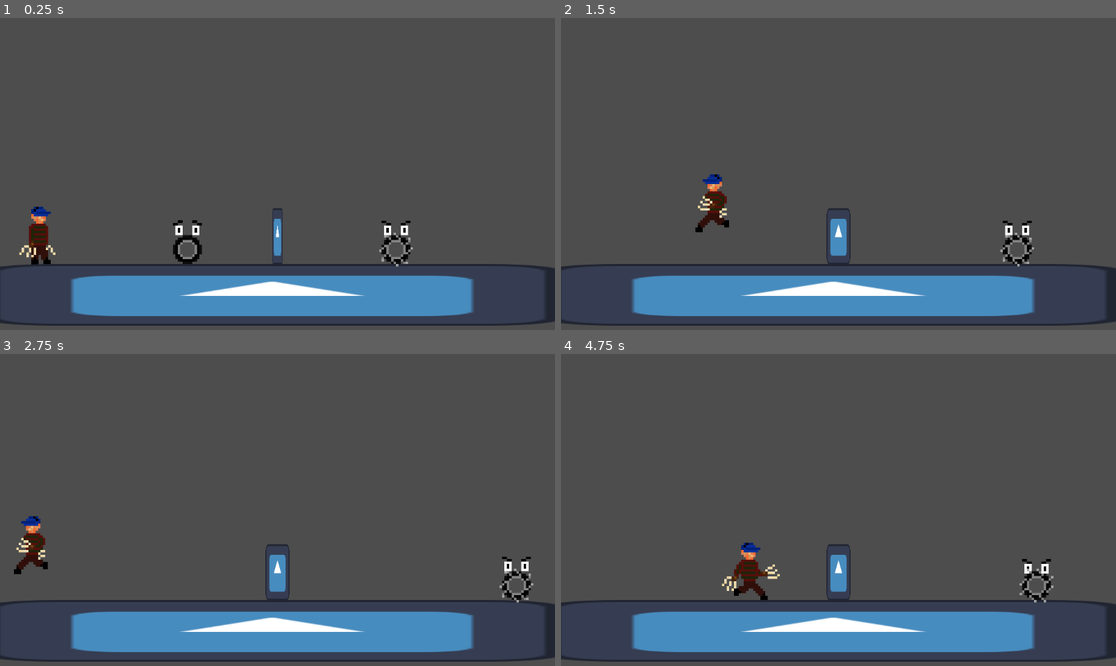
Above: before the commit, frames 1-4 (two rows, left to right).
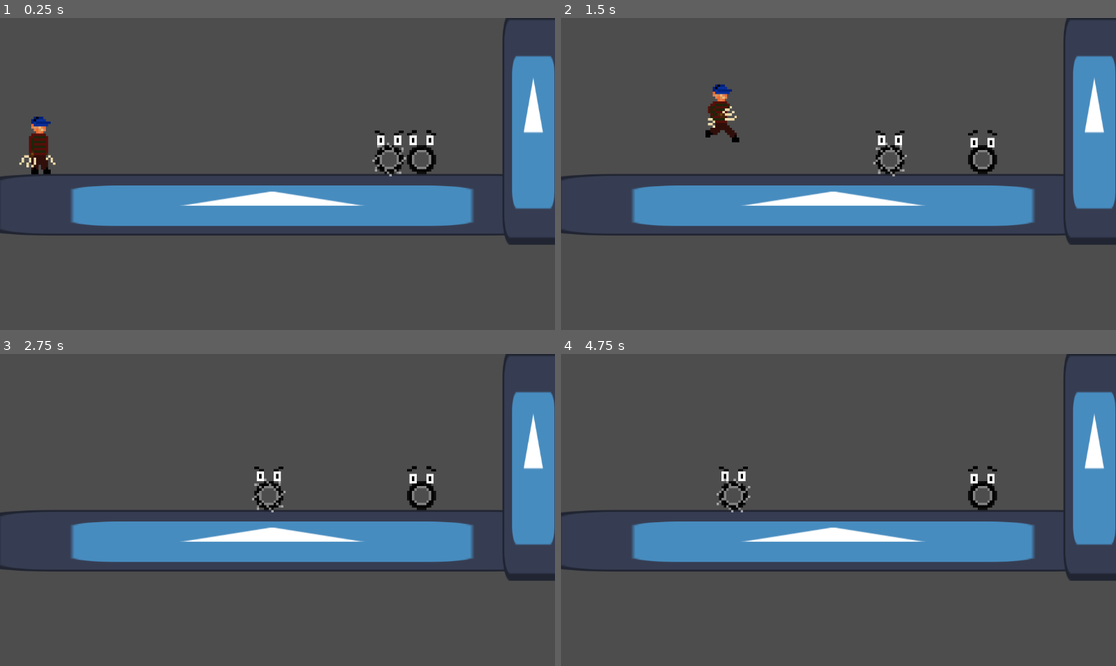
Above: after the commit, the same moments.

Repository: SamolasGit/GameJam
Game: Godot game, scene res://Scenes/Fase1.tscn
Same seed, same stepped clock (60 frames per second), same inputs: the game is played once before the commit and once after it. The engine's default icon, where the game draws it, is replaced by a stand-in: a white triangle on a blue panel in a dark square.
Inputs:
- Up to frame 1 (0.25 s): no input
- Up to frame 2 (1.5 s): tap Space (Jump) at 0.6, 0.77, 1.07, 1.35 s
- Up to frame 3 (2.75 s): tap Space (Jump) at 1.52, 1.82, 2.1 s
- Up to frame 4 (4.75 s): tap Space (Jump) at 2.85, 3.02, 3.32, 3.6, 3.77, 4.07, 4.35, 4.52 s

The runs differ from the first frame. In frame 1, 29% of the frame differs, in the area x 0-100%, y 0-99%; in frame 2, 28%; in frame 3, 28%; in frame 4, 28%.

Commit message:
Add files via upload

Diff:
--- /dev/null
+++ b/Freddy/Player/Scripts/Player.gd
@@ -0,0 +1,32 @@
+extends CharacterBody2D
+
+var JumpCount = 3
+const SPEED = 200
+const JUMP_VELOCITY = -500.0
+var dir = 1
+var gravity = 980
+@onready var Animator = $AnimatedSprite2D
+
+func _physics_process(delta):
+	if is_on_wall():
+		dir *= -1
+		Animator.flip_h = !Animator.flip_h
+	velocity.x = dir * SPEED
+	if !is_on_floor():
+		velocity.y += gravity * delta
+		Animator.play("Jump")
+	else:
+		Animator.play("Walk")
+	if is_on_floor() and Input.is_action_just_pressed("Jump") and JumpCount > 0:
+		velocity.y += JUMP_VELOCITY
+		JumpCount -= 1
+	move_and_slide()
+
+
+
+func _on_area_2d_body_entered(body):
+	if body.is_in_group("Killable"):
+		body.get_parent().die()
+
+	elif body.is_in_group("Spike"):
+		queue_free()
--- /dev/null
+++ b/Freddy/Player/Scripts/PneuSpike.gd
@@ -0,0 +1,22 @@
+extends CharacterBody2D
+
+@onready var Animator = $AnimatedSprite2D
+const SPEED = 100
+const JUMP_VELOCITY = -400.0
+var gravity = 980
+var dir = 1
+
+func _physics_process(delta):
+	if is_on_wall():
+		dir *= -1
+
+
+	if dir > 0:
+		Animator.play("SpikeTire")
+	else:
+		Animator.play_backwards("SpikeTire")
+
+	velocity.x = dir * SPEED
+	if !is_on_floor():
+		velocity.y += gravity * delta
+	move_and_slide()
--- a/Freddy/Scenes/Fase1.tscn
+++ b/Freddy/Scenes/Fase1.tscn
@@ -1,10 +1,9 @@
-[gd_scene load_steps=7 format=3 uid="uid://1jxl0xse20xd"]
+[gd_scene load_steps=6 format=3 uid="uid://1jxl0xse20xd"]
 
-[ext_resource type="PackedScene" uid="uid://y07evr6e4yfu" path="res://Player/Player.tscn" id="1_5f47c"]
+[ext_resource type="PackedScene" uid="uid://y07evr6e4yfu" path="res://Scenes/Player.tscn" id="1_5f47c"]
 [ext_resource type="PackedScene" uid="uid://dbneco8wu7pen" path="res://Scenes/Pneu1.tscn" id="2_efxfq"]
 [ext_resource type="PackedScene" uid="uid://ssawnodud577" path="res://Scenes/PneuSpike.tscn" id="3_vby2f"]
 [ext_resource type="Texture2D" uid="uid://b2njjcq8ecv40" path="res://Sprites/icon.svg" id="4_6tdug"]
-[ext_resource type="PackedScene" uid="uid://byiyr3dqvwrwg" path="res://Scenes/Porta.tscn" id="5_iqp1a"]
 
 [sub_resource type="RectangleShape2D" id="RectangleShape2D_ikti2"]
 size = Vector2(1154, 20)
@@ -12,53 +11,51 @@
 [node name="World" type="Node2D"]
 
 [node name="Camera2D" type="Camera2D" parent="."]
-position = Vector2(0, -187)
 
 [node name="CharacterBody2D" parent="." instance=ExtResource("1_5f47c")]
 position = Vector2(-541, -81)
 scale = Vector2(5, 5)
 
-[node name="ground" type="StaticBody2D" parent="."]
+[node name="StaticBody2D" type="StaticBody2D" parent="."]
 
-[node name="Icon" type="Sprite2D" parent="ground"]
+[node name="CollisionShape2D" type="CollisionShape2D" parent="StaticBody2D"]
+position = Vector2(0, 10)
+shape = SubResource("RectangleShape2D_ikti2")
+
+[node name="StaticBody2D2" type="StaticBody2D" parent="."]
+
+[node name="CollisionShape2D" type="CollisionShape2D" parent="StaticBody2D2"]
+position = Vector2(478, 28)
+rotation = 1.5708
+shape = SubResource("RectangleShape2D_ikti2")
+
+[node name="CollisionShape2D2" type="CollisionShape2D" parent="StaticBody2D2"]
+position = Vector2(-590, 10)
+rotation = 1.5708
+shape = SubResource("RectangleShape2D_ikti2")
+
+[node name="Tileset" type="Node2D" parent="."]
+
+[node name="Icon" type="Sprite2D" parent="Tileset"]
 position = Vector2(-11, 64)
 scale = Vector2(9.4375, 1)
 texture = ExtResource("4_6tdug")
 
-[node name="CollisionShape2D" type="CollisionShape2D" parent="ground"]
-position = Vector2(0, 10)
-shape = SubResource("RectangleShape2D_ikti2")
-
-[node name="walls" type="StaticBody2D" parent="."]
-
-[node name="wall_right" type="Sprite2D" parent="walls"]
-position = Vector2(640, -94)
+[node name="Icon2" type="Sprite2D" parent="Tileset"]
+position = Vector2(531, -94)
 scale = Vector2(1, 3.76563)
 texture = ExtResource("4_6tdug")
 
-[node name="wall_left" type="Sprite2D" parent="walls"]
+[node name="Icon3" type="Sprite2D" parent="Tileset"]
 position = Vector2(-643, -94)
 scale = Vector2(1, 3.76563)
 texture = ExtResource("4_6tdug")
 
-[node name="CollisionShape2D" type="CollisionShape2D" parent="walls"]
-position = Vector2(593, 28)
-rotation = 1.5708
-shape = SubResource("RectangleShape2D_ikti2")
+[node name="Inimigo" type="Node2D" parent="."]
 
-[node name="CollisionShape2D2" type="CollisionShape2D" parent="walls"]
-position = Vector2(-590, 10)
-rotation = 1.5708
-shape = SubResource("RectangleShape2D_ikti2")
+[node name="CharacterBody2D2" parent="Inimigo" instance=ExtResource("2_efxfq")]
+position = Vector2(304, -43)
 
-[node name="Inimigo" type="Node" parent="."]
-
-[node name="Pneu" parent="Inimigo" instance=ExtResource("2_efxfq")]
-position = Vector2(-182, -43)
-
-[node name="PneuSpike2" parent="Inimigo" instance=ExtResource("3_vby2f")]
-position = Vector2(226, -42.9999)
+[node name="CharacterBody2D3" parent="Inimigo" instance=ExtResource("3_vby2f")]
+position = Vector2(226, -44)
 scale = Vector2(5, 5)
-
-[node name="Porta" parent="." instance=ExtResource("5_iqp1a")]
-position = Vector2(0, -106)
--- /dev/null
+++ b/Freddy/Scenes/Player.tscn
@@ -0,0 +1,72 @@
+[gd_scene load_steps=9 format=3 uid="uid://y07evr6e4yfu"]
+
+[ext_resource type="Script" path="res://Player/Scripts/Player.gd" id="1_6rv22"]
+[ext_resource type="Texture2D" uid="uid://cg3dojvw3vfgy" path="res://Sprites/FreddyWalk.png" id="2_fe11o"]
+
+[sub_resource type="AtlasTexture" id="AtlasTexture_sgaco"]
+atlas = ExtResource("2_fe11o")
+region = Rect2(32, 0, 32, 32)
+
+[sub_resource type="AtlasTexture" id="AtlasTexture_574ay"]
+atlas = ExtResource("2_fe11o")
+region = Rect2(64, 0, 32, 32)
+
+[sub_resource type="AtlasTexture" id="AtlasTexture_v1mfg"]
+atlas = ExtResource("2_fe11o")
+region = Rect2(96, 0, 32, 32)
+
+[sub_resource type="SpriteFrames" id="SpriteFrames_mn40b"]
+animations = [{
+"frames": [{
+"duration": 1.0,
+"texture": SubResource("AtlasTexture_sgaco")
+}],
+"loop": true,
+"name": &"Jump",
+"speed": 5.0
+}, {
+"frames": [{
+"duration": 1.0,
+"texture": SubResource("AtlasTexture_574ay")
+}, {
+"duration": 1.0,
+"texture": SubResource("AtlasTexture_sgaco")
+}, {
+"duration": 1.0,
+"texture": SubResource("AtlasTexture_574ay")
+}, {
+"duration": 1.0,
+"texture": SubResource("AtlasTexture_v1mfg")
+}],
+"loop": true,
+"name": &"Walk",
+"speed": 5.0
+}]
+
+[sub_resource type="RectangleShape2D" id="RectangleShape2D_32j4s"]
+size = Vector2(14, 24)
+
+[sub_resource type="RectangleShape2D" id="RectangleShape2D_w2306"]
+size = Vector2(14, 24)
+
+[node name="CharacterBody2D" type="CharacterBody2D" groups=["Player"]]
+script = ExtResource("1_6rv22")
+
+[node name="AnimatedSprite2D" type="AnimatedSprite2D" parent="."]
+texture_filter = 1
+sprite_frames = SubResource("SpriteFrames_mn40b")
+animation = &"Jump"
+frame_progress = 0.556436
+
+[node name="Area2D" type="Area2D" parent="."]
+
+[node name="CollisionShape2D" type="CollisionShape2D" parent="Area2D"]
+position = Vector2(0, 4)
+shape = SubResource("RectangleShape2D_32j4s")
+
+[node name="CollisionShape2D" type="CollisionShape2D" parent="."]
+position = Vector2(0, 4)
+scale = Vector2(0.99, 0.99)
+shape = SubResource("RectangleShape2D_w2306")
+
+[connection signal="body_entered" from="Area2D" to="." method="_on_area_2d_body_entered"]
--- /dev/null
+++ b/Freddy/Scenes/Pneu1.gd
@@ -0,0 +1,7 @@
+extends AnimatedSprite2D
+
+
+func die():
+	play("Death")
+func _on_animation_finished():
+	queue_free()
--- a/Freddy/Scenes/Pneu1.tscn
+++ b/Freddy/Scenes/Pneu1.tscn
@@ -1,9 +1,19 @@
-[gd_scene load_steps=10 format=3 uid="uid://dbneco8wu7pen"]
+[gd_scene load_steps=14 format=3 uid="uid://dbneco8wu7pen"]
 
-[ext_resource type="Texture2D" uid="uid://d0nl470sh6skl" path="res://Sprites/Pneu.png" id="1_8g0m4"]
+[ext_resource type="Texture2D" uid="uid://c7dodllevf47a" path="res://Sprites/Pneu.png" id="1_8g0m4"]
+[ext_resource type="Script" path="res://Scenes/Pneu1.gd" id="2_yemul"]
 
-[sub_resource type="RectangleShape2D" id="RectangleShape2D_pu56h"]
-size = Vector2(61, 90)
+[sub_resource type="AtlasTexture" id="AtlasTexture_thljs"]
+atlas = ExtResource("1_8g0m4")
+region = Rect2(336, 0, 16, 19)
+
+[sub_resource type="AtlasTexture" id="AtlasTexture_vhwsg"]
+atlas = ExtResource("1_8g0m4")
+region = Rect2(352, 0, 16, 19)
+
+[sub_resource type="AtlasTexture" id="AtlasTexture_xsgrd"]
+atlas = ExtResource("1_8g0m4")
+region = Rect2(368, 0, 16, 19)
 
 [sub_resource type="AtlasTexture" id="AtlasTexture_50n46"]
 atlas = ExtResource("1_8g0m4")
@@ -33,6 +43,20 @@
 animations = [{
 "frames": [{
 "duration": 1.0,
+"texture": SubResource("AtlasTexture_thljs")
+}, {
+"duration": 1.0,
+"texture": SubResource("AtlasTexture_vhwsg")
+}, {
+"duration": 1.0,
+"texture": SubResource("AtlasTexture_xsgrd")
+}],
+"loop": false,
+"name": &"Death",
+"speed": 5.0
+}, {
+"frames": [{
+"duration": 1.0,
 "texture": SubResource("AtlasTexture_50n46")
 }, {
 "duration": 1.0,
@@ -55,16 +79,26 @@
 "speed": 6.0
 }]
 
-[node name="pneu" type="StaticBody2D" groups=["Killable"]]
+[sub_resource type="RectangleShape2D" id="RectangleShape2D_pu56h"]
+size = Vector2(12, 12.1)
 
-[node name="CollisionShape2D" type="CollisionShape2D" parent="."]
-position = Vector2(-4.5, -3)
-shape = SubResource("RectangleShape2D_pu56h")
-
-[node name="AnimatedSprite2D" type="AnimatedSprite2D" parent="."]
+[node name="AnimatedSprite2D" type="AnimatedSprite2D"]
 texture_filter = 1
 scale = Vector2(5, 5)
 sprite_frames = SubResource("SpriteFrames_csyvd")
-animation = &"PneuIdle"
+animation = &"Death"
 autoplay = "PneuIdle"
-frame_progress = 0.624448
+frame = 2
+frame_progress = 1.0
+script = ExtResource("2_yemul")
+
+[node name="StaticBody2D" type="StaticBody2D" parent="." groups=["Killable"]]
+
+[node name="CollisionShape2D" type="CollisionShape2D" parent="StaticBody2D"]
+position = Vector2(-1, 2.45)
+shape = SubResource("RectangleShape2D_pu56h")
+
+[node name="Timer" type="Timer" parent="."]
+
+[connection signal="animation_finished" from="." to="." method="_on_animation_finished"]
+[connection signal="timeout" from="Timer" to="." method="_on_timer_timeout"]
--- a/Freddy/Scenes/PneuSpike.tscn
+++ b/Freddy/Scenes/PneuSpike.tscn
@@ -1,7 +1,7 @@
 [gd_scene load_steps=11 format=3 uid="uid://ssawnodud577"]
 
-[ext_resource type="Script" path="res://Scripts/PneuSpike.gd" id="1_qh88c"]
-[ext_resource type="Texture2D" uid="uid://d0nl470sh6skl" path="res://Sprites/Pneu.png" id="1_ukmbd"]
+[ext_resource type="Script" path="res://Player/Scripts/PneuSpike.gd" id="1_qh88c"]
+[ext_resource type="Texture2D" uid="uid://c7dodllevf47a" path="res://Sprites/Pneu.png" id="1_ukmbd"]
 
 [sub_resource type="RectangleShape2D" id="RectangleShape2D_a1ntb"]
 size = Vector2(12, 12.0279)
@@ -69,3 +69,4 @@
 sprite_frames = SubResource("SpriteFrames_svmwy")
 animation = &"SpikeTire"
 autoplay = "SpikeTire"
+frame_progress = 0.626336
--- a/Freddy/Scenes/Porta.tscn
+++ b/Freddy/Scenes/Porta.tscn
@@ -1,19 +1,21 @@
 [gd_scene load_steps=4 format=3 uid="uid://byiyr3dqvwrwg"]
 
-[ext_resource type="Script" path="res://Scripts/Porta.gd" id="1_m8886"]
+[ext_resource type="Script" path="res://Player/Scripts/Porta.gd" id="1_m8886"]
 [ext_resource type="Texture2D" uid="uid://b2njjcq8ecv40" path="res://Sprites/icon.svg" id="2_oqoww"]
 
 [sub_resource type="RectangleShape2D" id="RectangleShape2D_pfov2"]
 size = Vector2(20, 117)
 
-[node name="StaticBody2D" type="StaticBody2D"]
+[node name="Node2D" type="Node2D"]
 script = ExtResource("1_m8886")
 
+[node name="StaticBody2D" type="StaticBody2D" parent="."]
+
+[node name="CollisionShape2D" type="CollisionShape2D" parent="StaticBody2D"]
+position = Vector2(0, 48.5)
+shape = SubResource("RectangleShape2D_pfov2")
+
 [node name="Sprite2D" type="Sprite2D" parent="."]
-position = Vector2(-9.53674e-07, 48.5)
+position = Vector2(-1.90735e-06, 48.5)
 scale = Vector2(0.171875, 0.914063)
 texture = ExtResource("2_oqoww")
-
-[node name="CollisionShape2D" type="CollisionShape2D" parent="."]
-position = Vector2(0, 48.5)
-shape = SubResource("RectangleShape2D_pfov2")
--- a/Freddy/project.godot
+++ b/Freddy/project.godot
@@ -15,10 +15,6 @@
 config/features=PackedStringArray("4.2", "Forward Plus")
 config/icon="res://Sprites/icon.svg"
 
-[autoload]
-
-EventBus="*res://Singleton/EventBus.gd"
-
 [input]
 
 Jump={
Empty file added: Freddy/Player/Scripts/Porta.gd
Binary file changed: Freddy/Sprites/Pneu.png
Not shown, changed: Freddy/Sprites/Pneu.png.import
